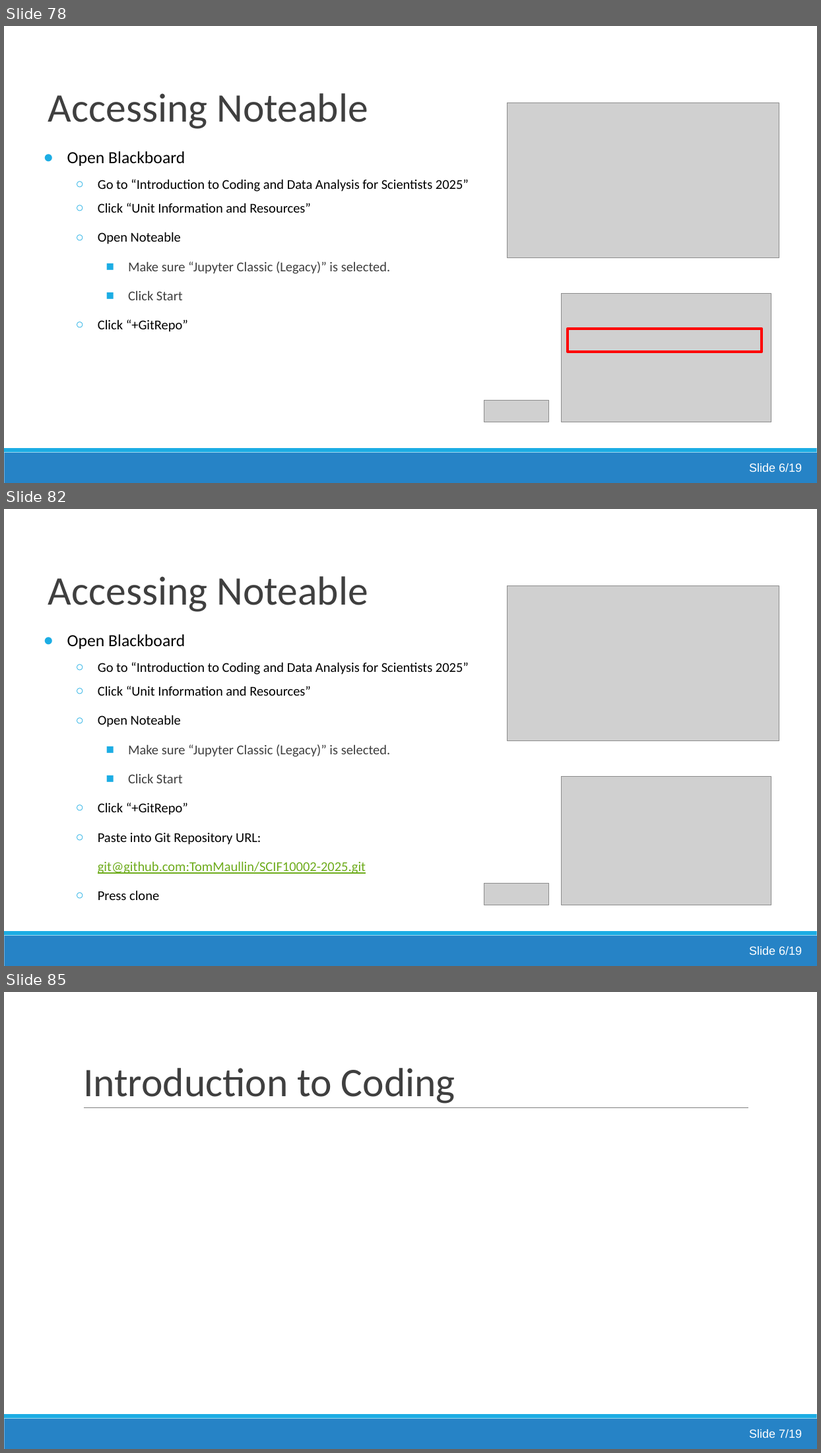
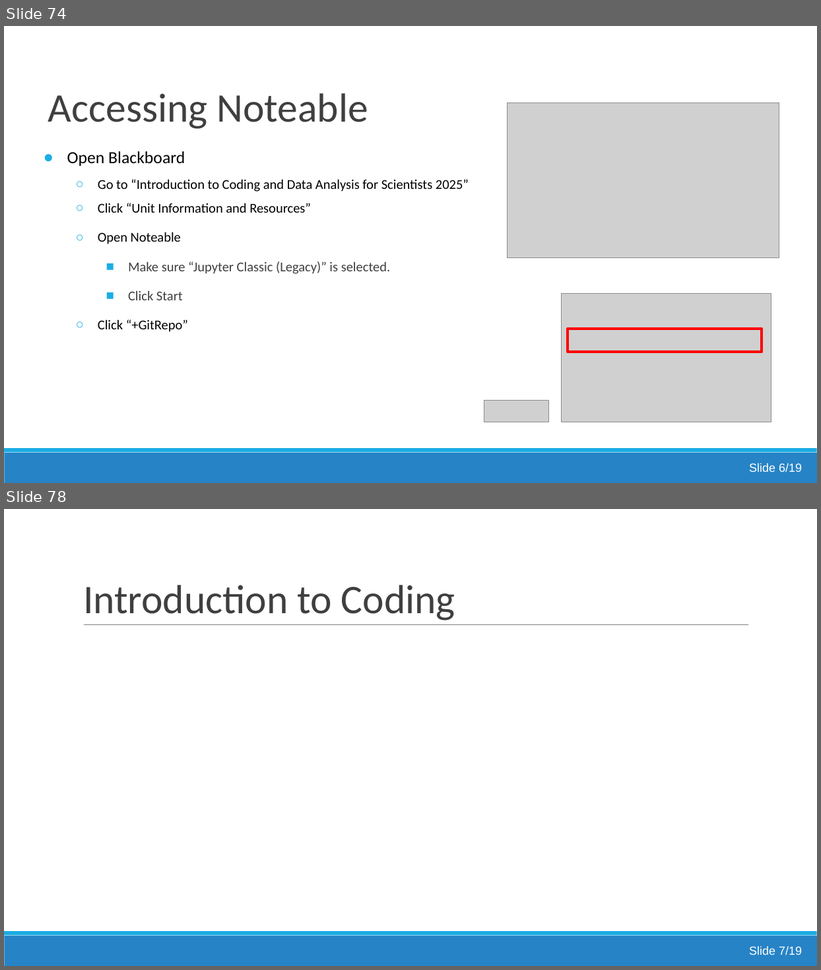
Before and after one commit to FTurci/intro-coding-data-analysis-mirror, a slide deck: 01/Lecture1_Introduction_And_Data_Types.pptx. Shown one above the other, each under a label of ours: slides 78, 82 and 85 before the commit, slides 74 and 78 after it; the slides between them are not shown. The pictures are 821x1453 and 821x970 pixels, drawn with LibreOffice and Linux fonts; fonts in the diff are those of the drawing; grey boxes stand for pictures. Boxes give left, top, right and bottom in pixels: in the first picture for what was removed or moved away, otherwise in the second. Text is boxed around its words. In the diff, an @@ line names an element or a change of style, - is before the commit and + after.

```diff
--- a/01/Lecture1_Introduction_And_Data_Types.pptx
+++ b/01/Lecture1_Introduction_And_Data_Types.pptx
@@ slide 82 removed at (4,509,817,966), background #FFFFFF; not listed: 2 template elements that a slide beside it also shows @@
@@ title removed at (48,576,368,612) @@
-Accessing Noteable
@@ picture removed at (507,586,780,741) @@
@@ rectangle removed at (37,593,793,665) @@
@@ text removed at (67,634,469,874) @@
-● Open Blackboard
-  ○ Go to “Introduction to Coding and Data Analysis for Scientists 2025”
-  ○ Click “Unit Information and Resources”
-  ○ Open Noteable
-    ■ Make sure “Jupyter Classic (Legacy)” is selected.
-    ■ Click Start
-  ○ Click “+GitRepo”
-  ○ Paste into Git Repository URL:
-    git@github.com:TomMaullin/SCIF10002-2025.git
-  ○ Press clone
@@ picture removed at (562,777,772,906) @@
@@ picture removed at (484,883,548,906) @@
@@ text removed at (749,947,802,955) @@
-Slide 6/19
@@ what was slide 78 is now slide 74 @@
@@ what was slide 85 is now slide 78 @@
```
Also in this commit, not shown: 7 slides changed, 6 other slides removed.
